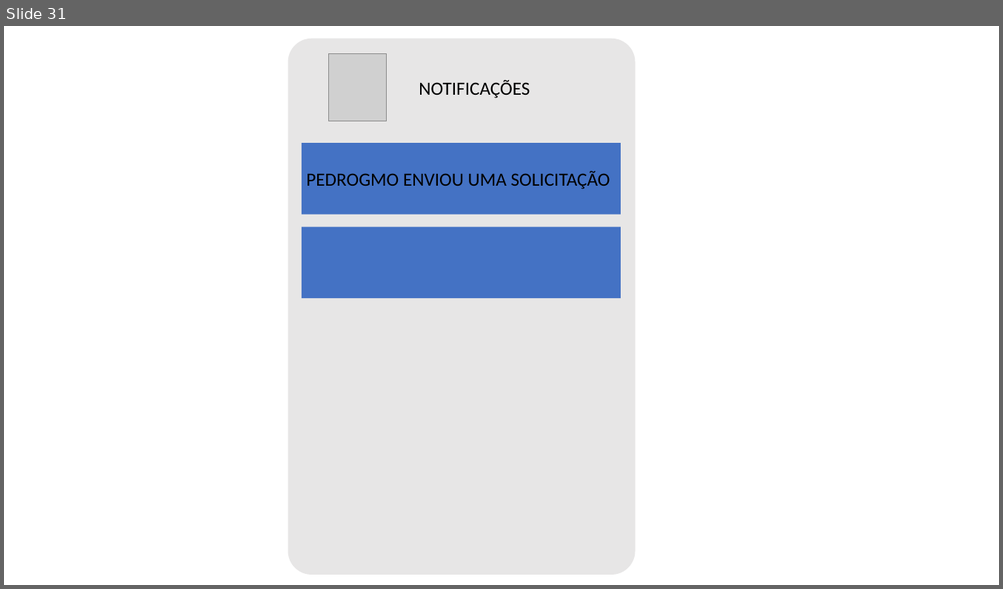
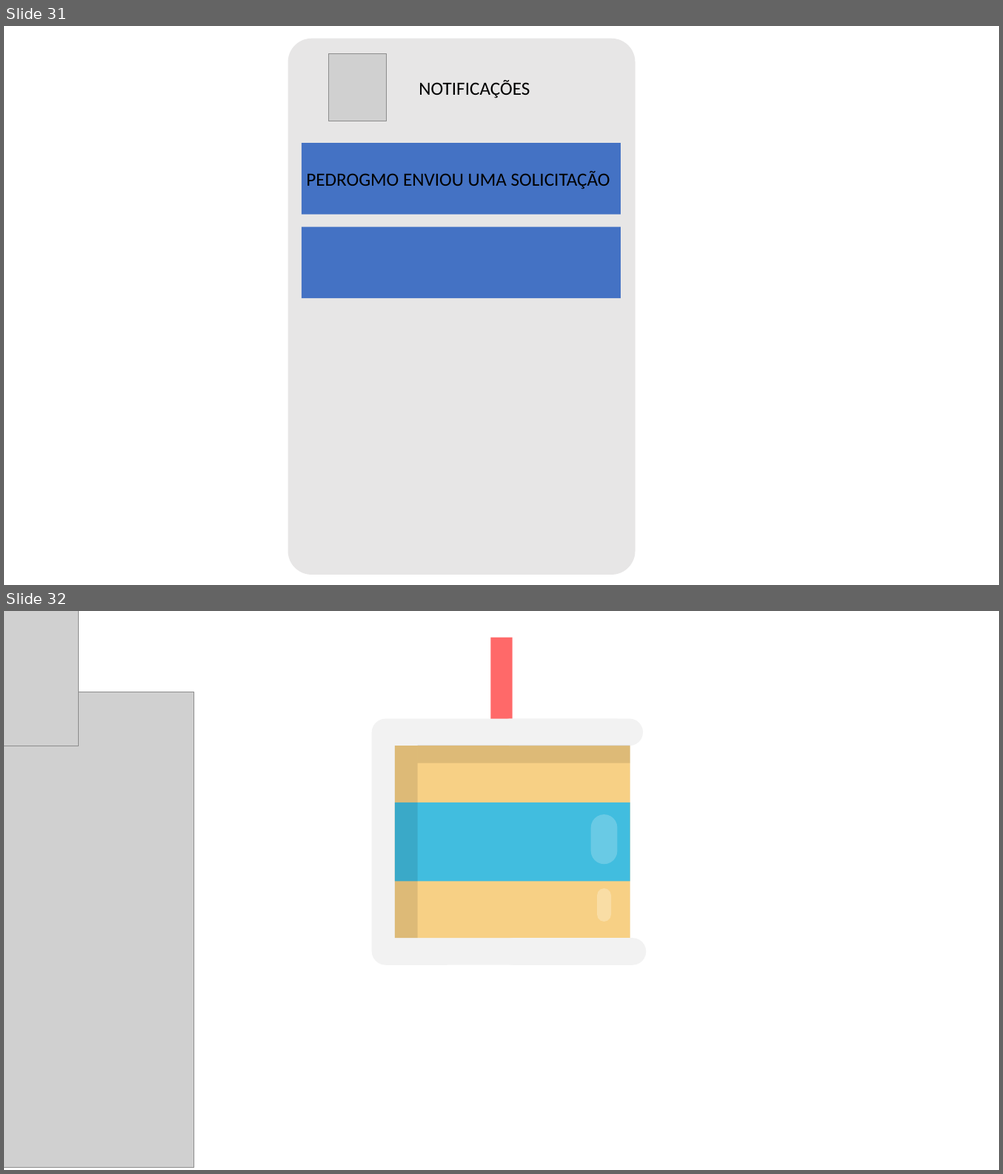
Before and after one commit to pedrogmo/projetopp2, a slide deck: slide/Apresentação1.pptx. Shown one above the other, each under a label of ours: slide 31 before the commit, slides 31 and 32 after it. The pictures are 1003x589 and 1003x1174 pixels, drawn with LibreOffice and Linux fonts; fonts in the diff are those of the drawing; grey boxes stand for pictures. Boxes give left, top, right and bottom in pixels: in the first picture for what was removed or moved away, otherwise in the second. Text is boxed around its words. In the diff, an @@ line names an element or a change of style, - is before the commit and + after.

```diff
--- a/slide/Apresentação1.pptx
+++ b/slide/Apresentação1.pptx
@@ slide 32 added at <box>4,611,999,1170</box>, background #FFFFFF @@
@@ picture added at <box>4,611,79,746</box> @@
@@ rectangle added at <box>490,637,512,732</box>, fill #FF6969 @@
@@ picture added at <box>4,692,194,1168</box> @@
@@ rectangle added at <box>395,746,418,939</box>, fill #000000 at 10% opacity @@
@@ rectangle added at <box>418,745,630,763</box>, fill #000000 at 10% opacity @@
@@ rounded rectangle added at <box>590,815,617,865</box>, fill #69CAE5 @@
@@ rounded rectangle added at <box>597,889,612,922</box>, fill #F9DDA5 @@
@@ group added at <box>372,718,646,965</box>: 3 rounded rectangles, 2 rectangles @@
```
Also in this commit, not shown: 3 other files.
